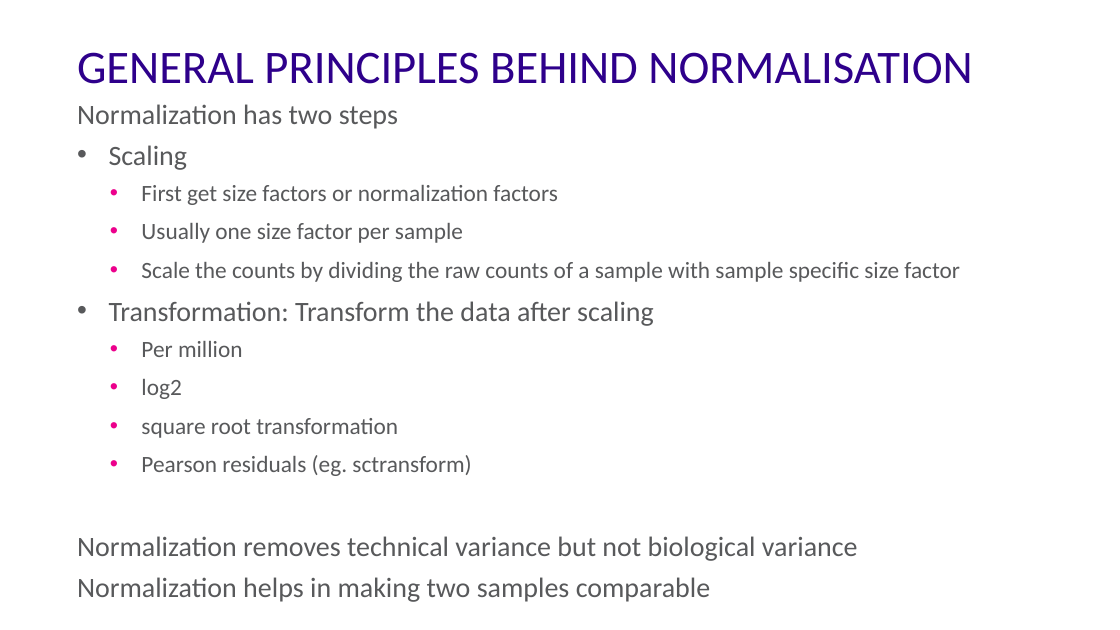
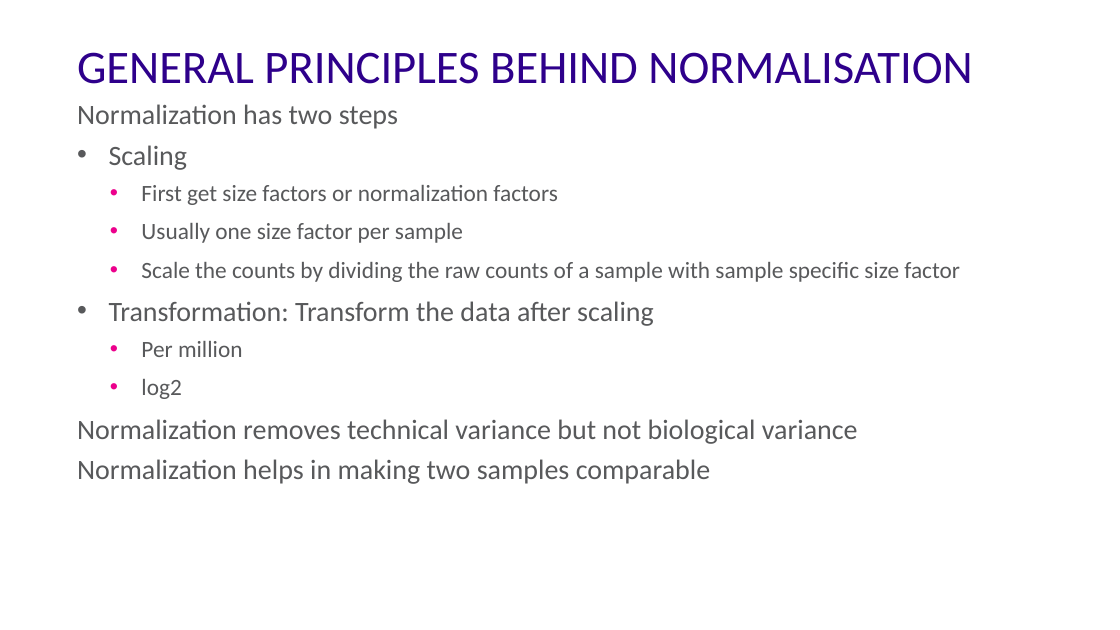
Before and after one commit to bioinformatics-core-shared-training/Bulk_RNAseq_Course_Base, a slide deck: slide 46 of additional_scripts_and_materials/07_Statistics_1.pptx (slide 44 before the commit). Drawn at 1120x630 pixels with LibreOffice and Linux fonts; fonts in the diff are those of the drawing. Boxes give left, top, right and bottom in pixels: in the first picture for what was removed or moved away, otherwise in the second. Text is boxed around its words. In the diff, an @@ line names an element or a change of style, - is before the commit and + after.

```diff
--- a/additional_scripts_and_materials/07_Statistics_1.pptx
+++ b/additional_scripts_and_materials/07_Statistics_1.pptx
@@ text at [141, 418, 471, 476]: paragraphs removed @@
-  • square root transformation
-  • Pearson residuals (eg. sctransform)
```
Also in this commit, not shown: 14 other slides changed, 3 slides added, 2 slides removed, 3 other files.
